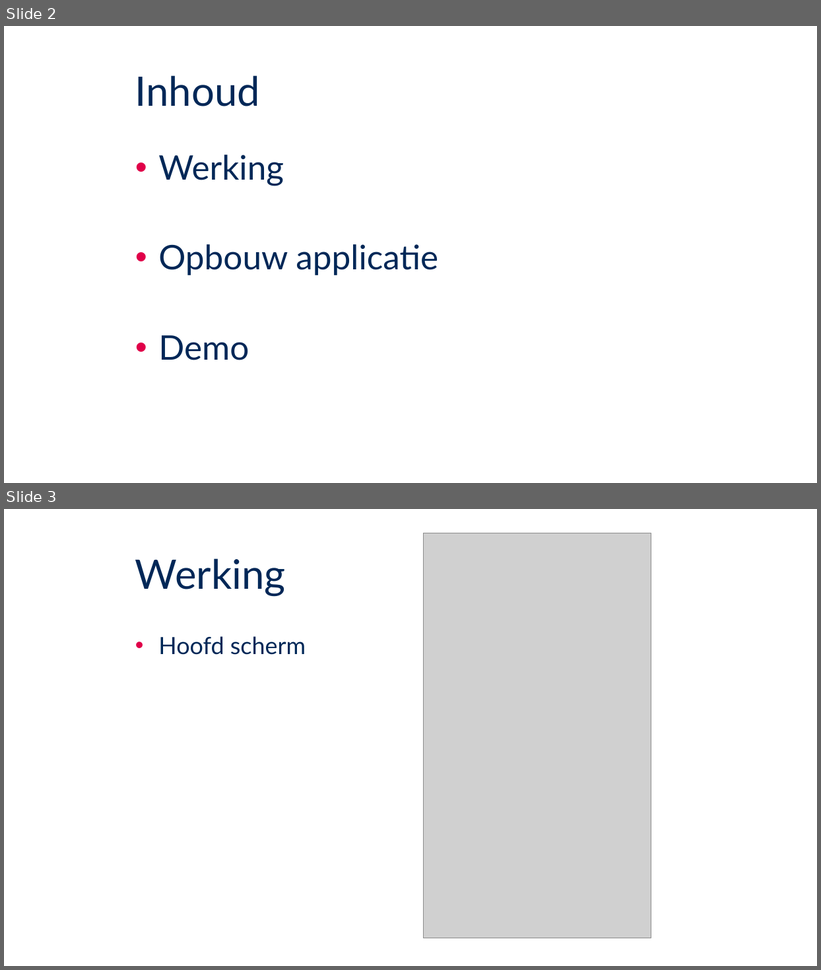
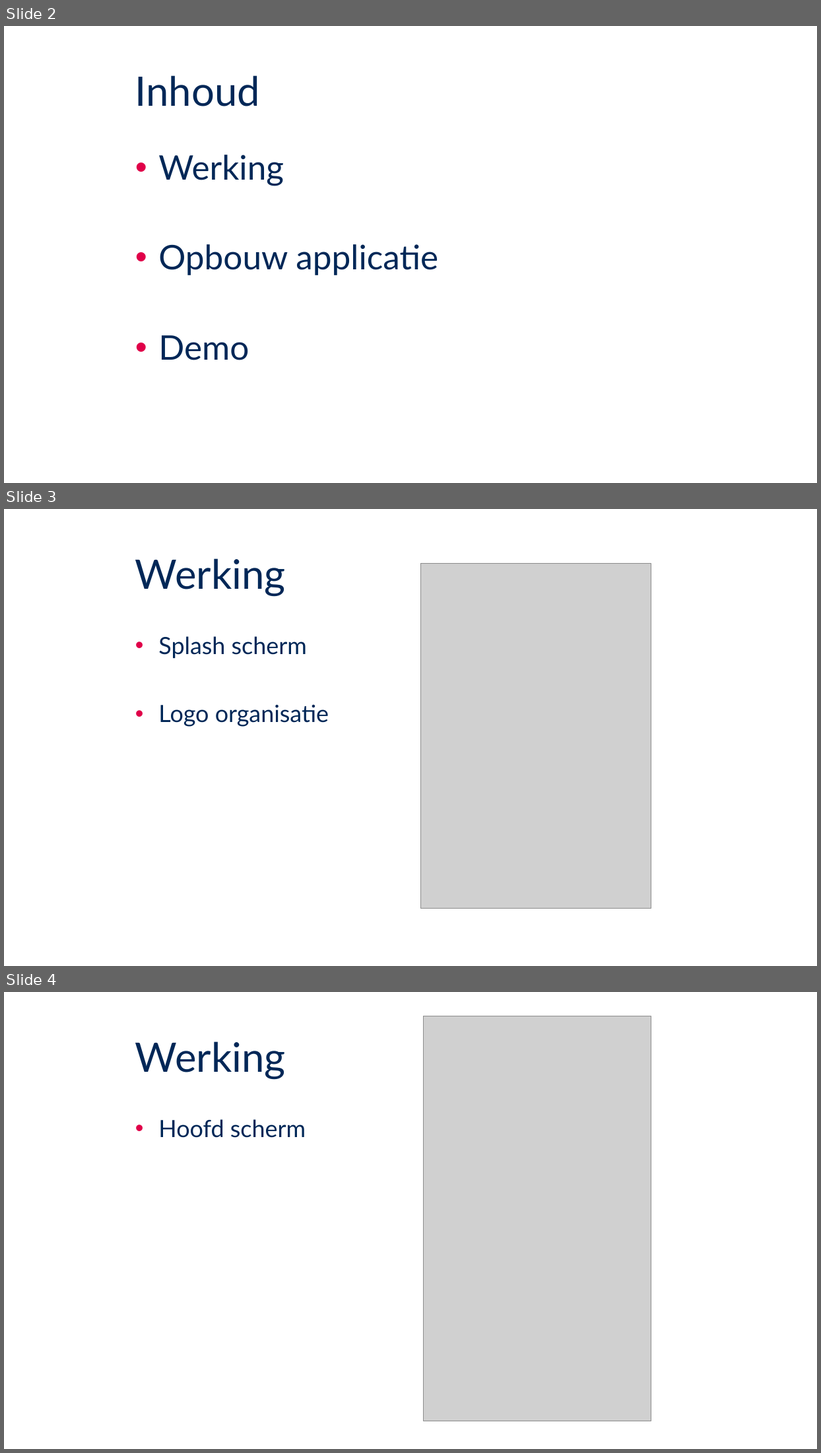
Before and after one commit to jensMole/MobieleApp, a slide deck: Documenten/Mobiele app.pptx. Shown one above the other, each under a label of ours: slides 2 and 3 before the commit, slides 2, 3 and 4 after it. The pictures are 821x970 and 821x1453 pixels, drawn with LibreOffice and Linux fonts; fonts in the diff are those of the drawing; grey boxes stand for pictures; background and template pictures are left out. Boxes give left, top, right and bottom in pixels: in the first picture for what was removed or moved away, otherwise in the second. Text is boxed around its words. In the diff, an @@ line names an element or a change of style, - is before the commit and + after.

```diff
--- a/Documenten/Mobiele app.pptx
+++ b/Documenten/Mobiele app.pptx
@@ slide 3 added at box(4, 509, 817, 966), background #FFFFFF @@
@@ title added at box(135, 559, 286, 597), 48 pt, text #002757 @@
+Werking
@@ picture added at box(421, 563, 652, 908) @@
@@ text added at box(158, 636, 329, 727), 28 pt, text #002757 @@
+• Splash scherm
+• Logo organisatie
@@ what was slide 3 is now slide 4 @@
```
Also in this commit, not shown: 2 other slides added, 1 slide removed, 7 other files.
